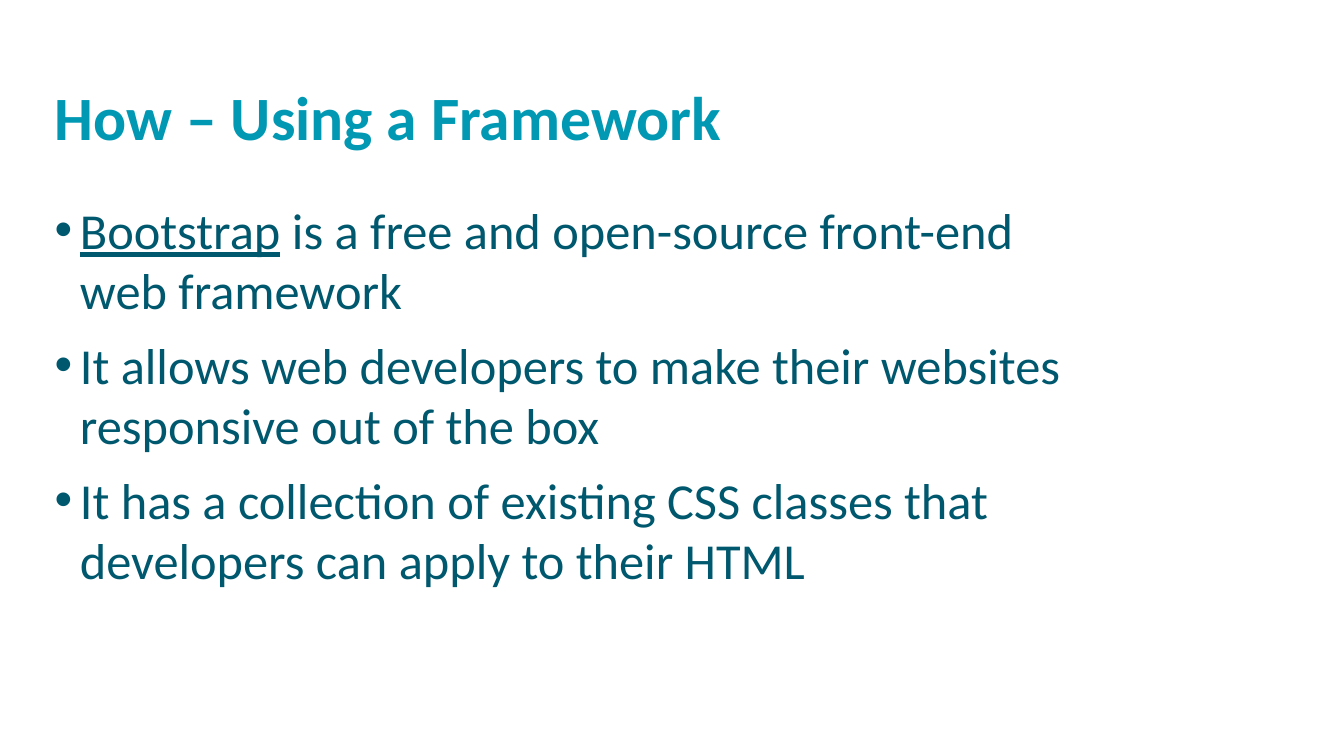
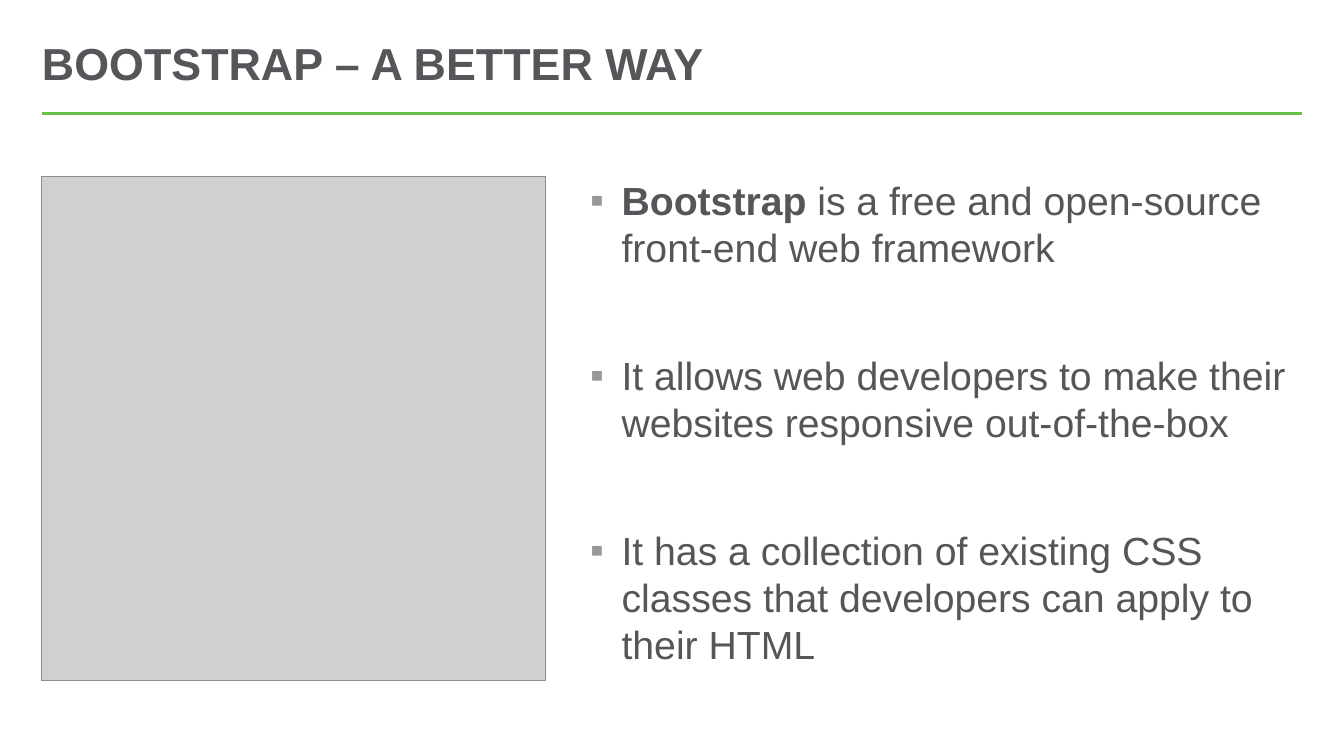
Before and after one commit to hytechclub/web-101, a slide deck: slide 6 of Week08/ResponsiveDesign.pptx. Drawn at 1344x756 pixels with LibreOffice and Linux fonts; fonts in the diff are those of the drawing; grey boxes stand for pictures; background and template pictures are left out. Boxes give left, top, right and bottom in pixels: in the first picture for what was removed or moved away, otherwise in the second. Text is boxed around its words. In the diff, an @@ line names an element or a change of style, - is before the commit and + after.

```diff
--- a/Week08/ResponsiveDesign.pptx
+++ b/Week08/ResponsiveDesign.pptx
@@ title added at bbox=[42, 48, 703, 81], 32 pt, text #56565A, bold @@
+BOOTSTRAP – A BETTER WAY
@@ line added from (42, 113) to (1303, 113), #54C8E8 2.25 pt @@
@@ text removed at bbox=[55, 96, 721, 151] @@
-How – Using a Framework
@@ picture added at bbox=[42, 176, 546, 681] @@
@@ text "Bootstrap is a free and ...": place and size @@
-text "Bootstrap is a free and ..." at bbox=[80, 214, 1060, 587]
+text "Bootstrap is a free and ..." at bbox=[622, 186, 1285, 660]
@@ text at bbox=[622, 186, 1262, 660]: size 36 to 28 pt, font Calibri to Arial, text colour #00586E to #56565A in "Bootstrap is a free and open-source front-end ...", "It has a collection of existing CSS ..."; bold on, underline off in "Bootstrap"; bullet • to ▪; more space between paragraphs @@
@@ text at bbox=[622, 361, 1285, 445]: text changed; size 36 to 28 pt; font Calibri to Arial; text colour #00586E to #56565A @@
-• It allows web developers to make their websites responsive out of the box
+▪ It allows web developers to make their websites responsive out-of-the-box
```
Also in this commit, not shown: 10 other slides changed, 2 other files.
